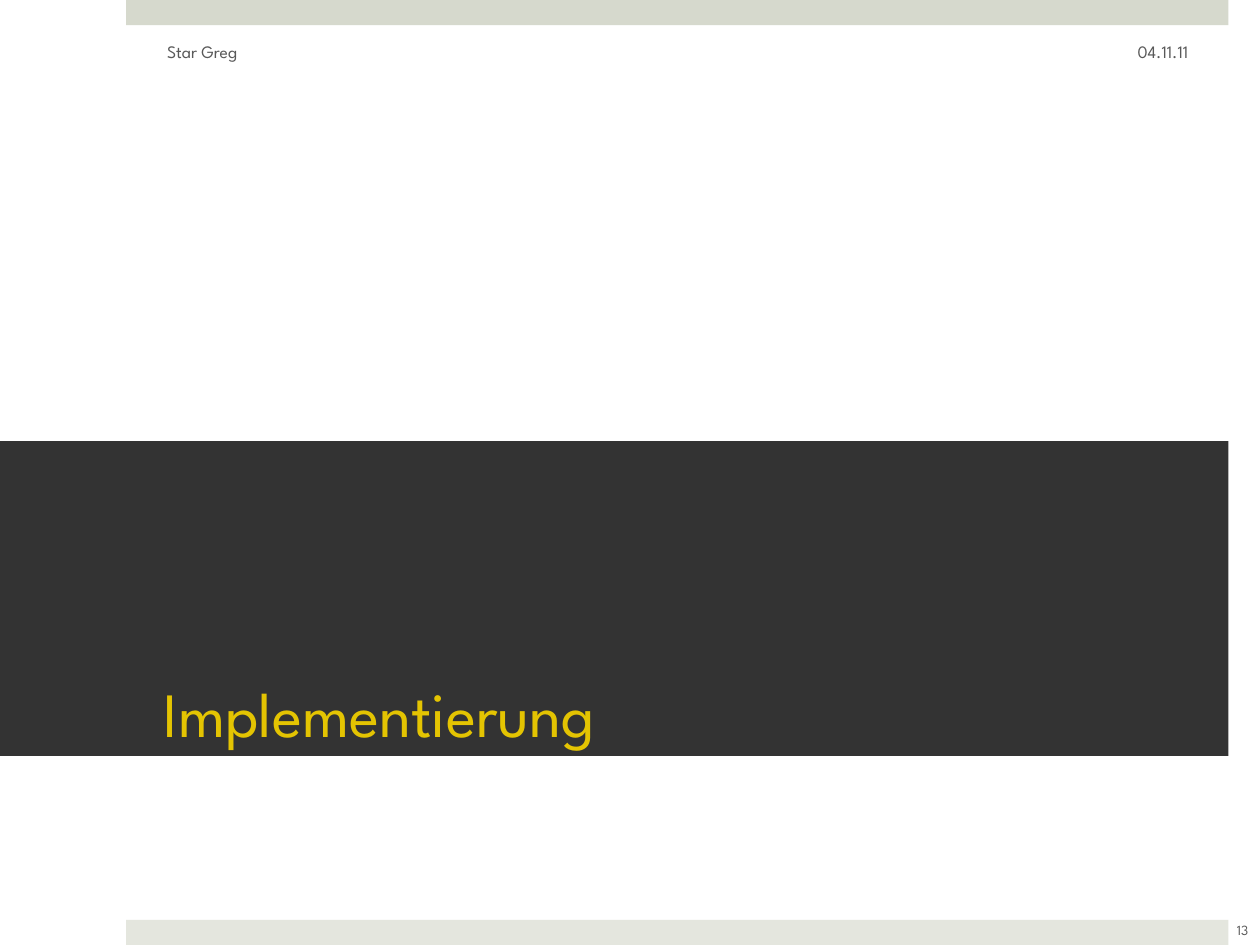
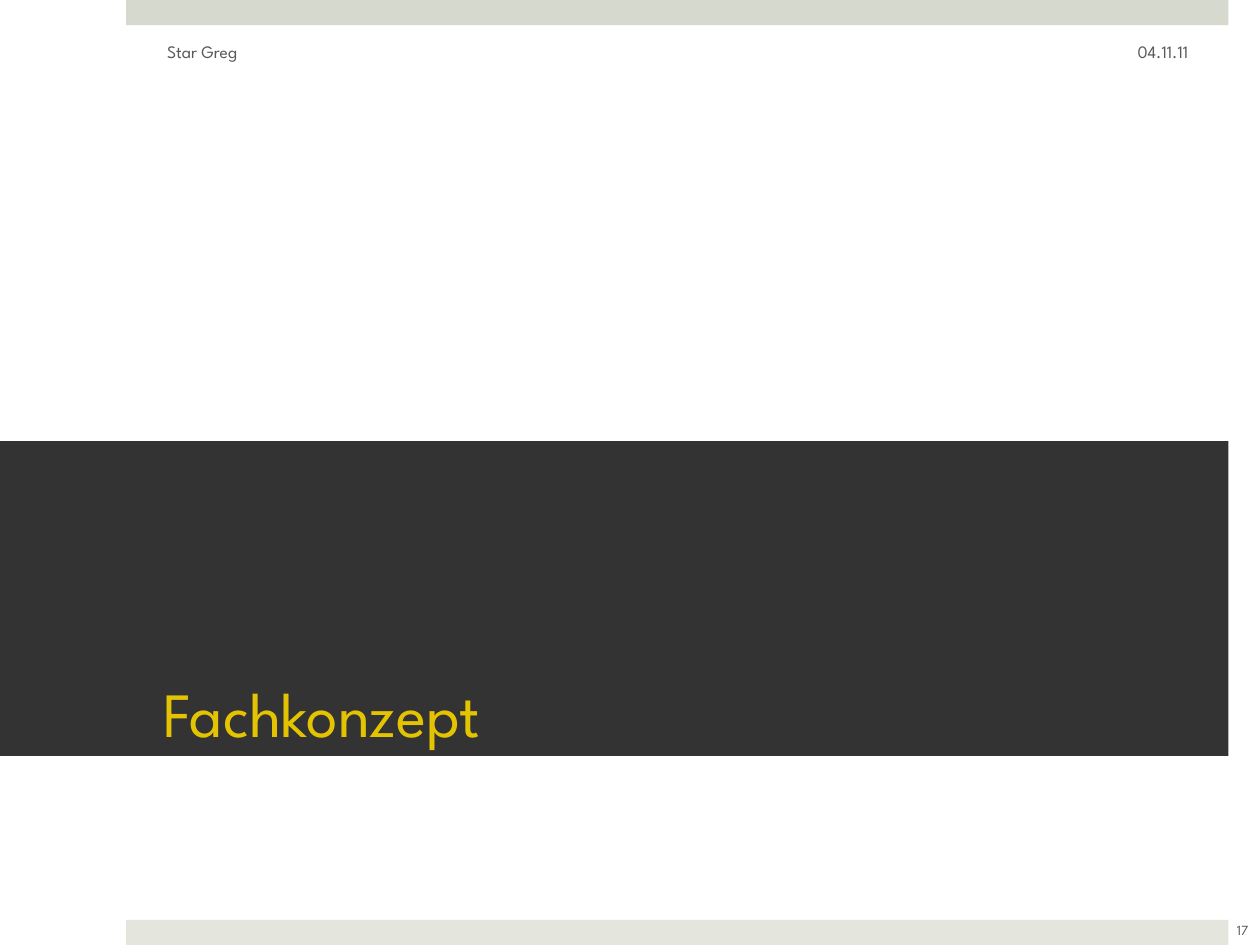
Before and after one commit to ftes/stargreg, a slide deck: slide 17 of 70 Praesentation/50 StarGreg Finish.pptx (slide 13 before the commit). Drawn at 1260x945 pixels with LibreOffice and Linux fonts; fonts in the diff are those of the drawing. Boxes give left, top, right and bottom in pixels: in the first picture for what was removed or moved away, otherwise in the second. Text is boxed around its words. In the diff, an @@ line names an element or a change of style, - is before the commit and + after.

```diff
--- a/70 Praesentation/50 StarGreg Finish.pptx
+++ b/70 Praesentation/50 StarGreg Finish.pptx
@@ title at (164,693,481,750): text changed @@
-Implementierung
+Fachkonzept
@@ page number at (1237,926,1248,935): text changed @@
-13
+17
```
Also in this commit, not shown: 8 other slides changed, 5 slides added, 1 slide removed.
